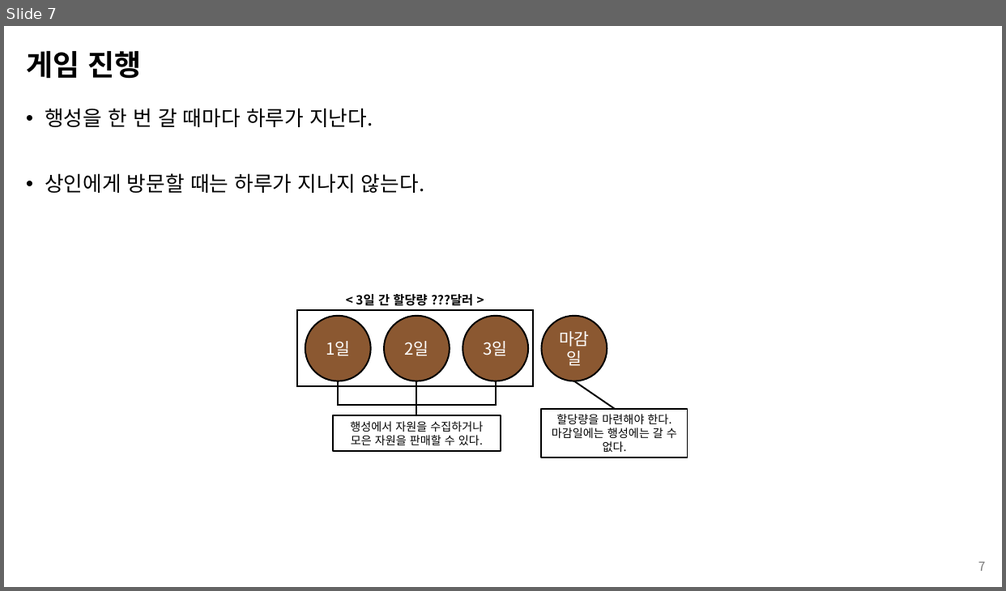
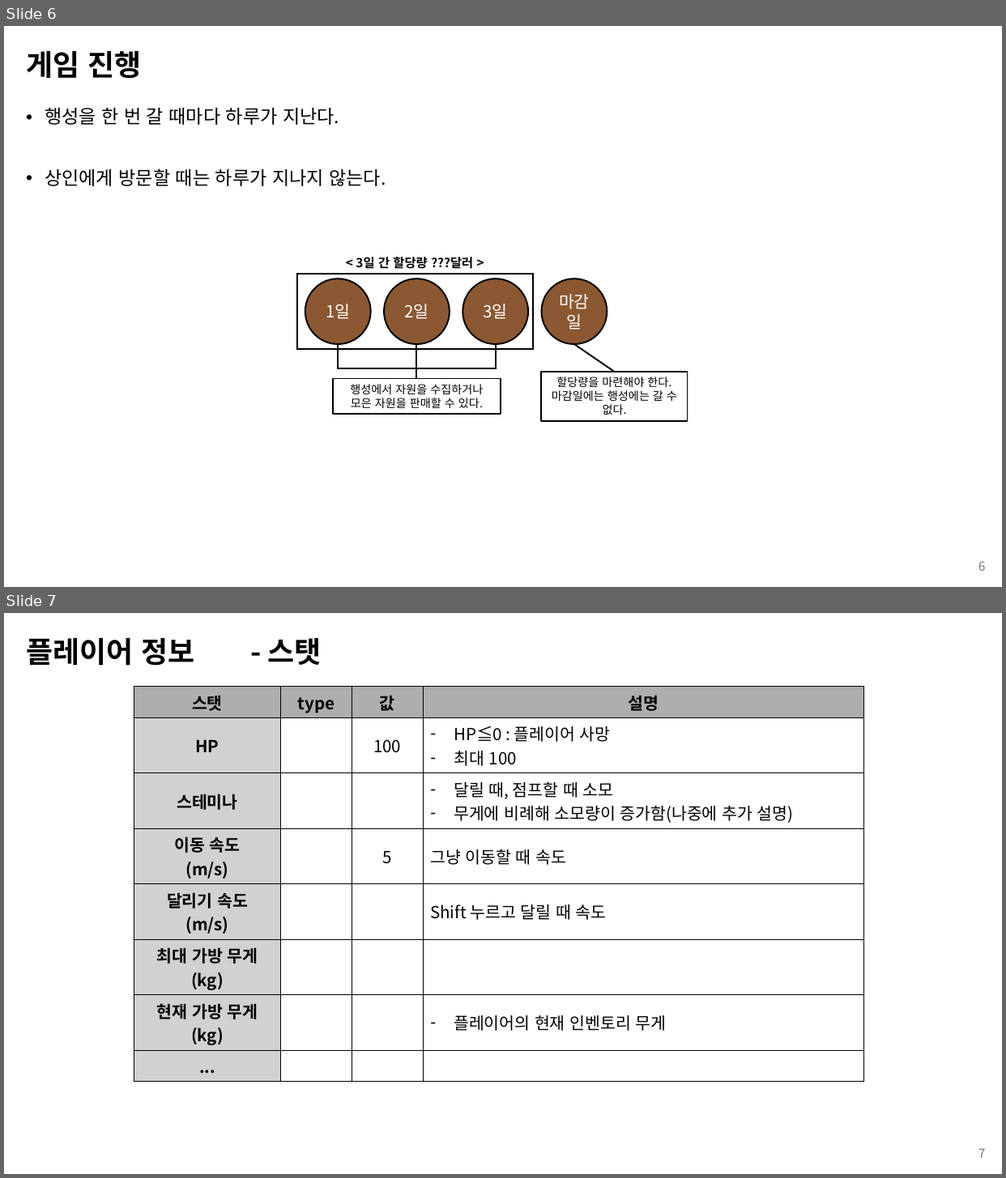
Before and after one commit to kimi5231/B1A2_project, a slide deck: 기획/SPACE ROBBER_기획서.pptx. Shown one above the other, each under a label of ours: slide 7 before the commit, slides 6 and 7 after it. The pictures are 1006x591 and 1006x1178 pixels, drawn with LibreOffice and Linux fonts; fonts in the diff are those of the drawing. Boxes give left, top, right and bottom in pixels: in the first picture for what was removed or moved away, otherwise in the second. Text is boxed around its words. In the diff, an @@ line names an element or a change of style, - is before the commit and + after.

Commit message:
SPACE ROBBER_기획서 내용 추가
- 플레이어 stat, state

```diff
--- a/기획/SPACE ROBBER_기획서.pptx
+++ b/기획/SPACE ROBBER_기획서.pptx
@@ slide 7 added at [4,613,1002,1174], background #FFFFFF @@
@@ title added at [26,638,322,666], 28 pt, text #000000, bold @@
+플레이어 정보 - 스탯
@@ table added at [134,687,864,1049], 8 rows, 4 columns @@
+스탯 | type | 값 | 설명
+HP |  | 100 | HP≦0 : 플레이어 사망 / 최대 100
+스테미나 |  |  | 달릴 때, 점프할 때 소모 / 무게에 비례해 소모량이 증가함(나중에 추가 설명)
+이동 속도 / (m/s) |  | 5 | 그냥 이동할 때 속도
+달리기 속도 / (m/s) |  |  | Shift 누르고 달릴 때 속도
+최대 가방 무게 / (kg) |  |  | 
+현재 가방 무게 / (kg) |  |  | 플레이어의 현재 인벤토리 무게
+... |  |  | 
@@ page number added at [978,1149,986,1158], 12 pt, text #797979 @@
+7
@@ what was slide 7 is now slide 6 @@
@@ slide 6 changed as well @@
@@ text "행성을 한 번 갈 때마다 ..." at [44,108,386,186]: size 20 to 18 pt @@
@@ 5 lines, 4 ellipses, 3 rectangles, 1 text: place and size @@
-5 lines, 4 ellipses, 3 rectangles, 1 text at [296,294,688,459]
+5 lines, 4 ellipses, 3 rectangles, 1 text at [296,257,688,421]
@@ page number at [978,561,986,571]: text changed @@
-7
+6
```
Also in this commit, not shown: 14 other slides changed, 2 other slides added.
